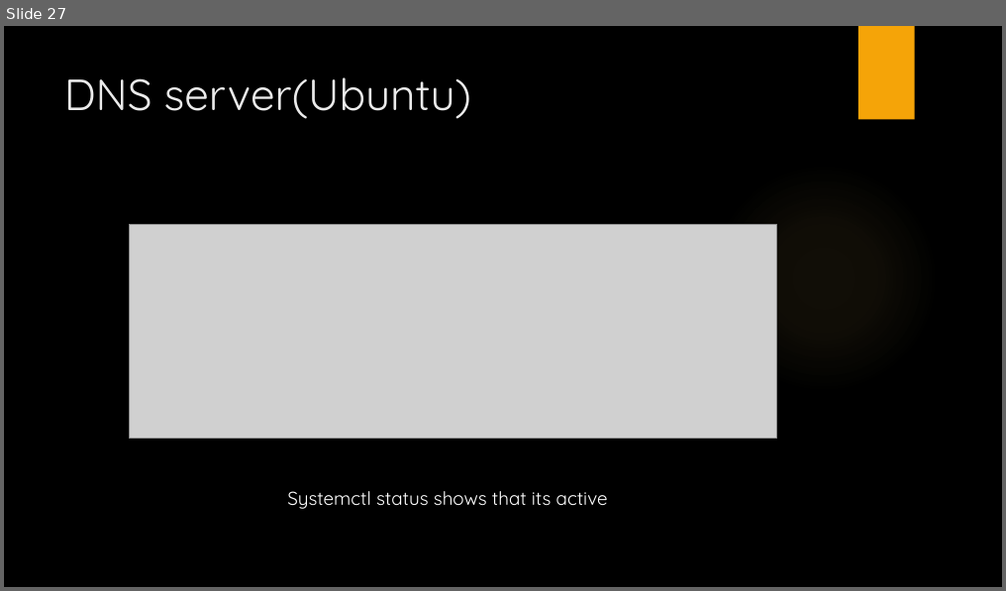
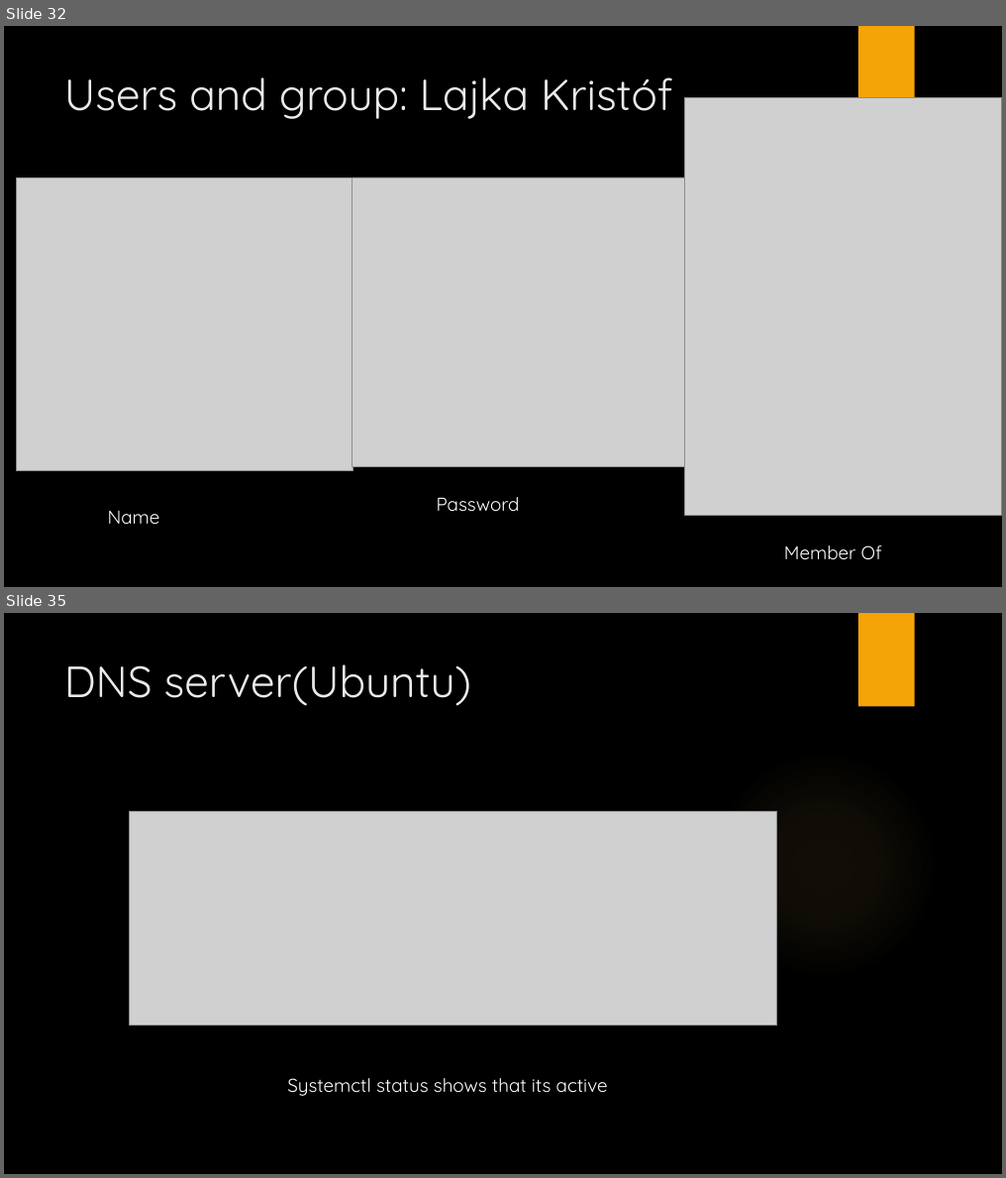
Before and after one commit to LajkaK2006/BorsodNet, a slide deck: BorsodNet.pptx. Shown one above the other, each under a label of ours: slide 27 before the commit, slides 32 and 35 after it; the slides between them are not shown. The pictures are 1006x591 and 1006x1178 pixels, drawn with LibreOffice and Linux fonts; fonts in the diff are those of the drawing; grey boxes stand for pictures; background and template pictures are left out. Boxes give left, top, right and bottom in pixels: in the first picture for what was removed or moved away, otherwise in the second. Text is boxed around its words. In the diff, an @@ line names an element or a change of style, - is before the commit and + after.

```diff
--- a/BorsodNet.pptx
+++ b/BorsodNet.pptx
@@ slide 32 added at (4, 26, 1002, 587), background picture (left out); not listed: 1 template element that a slide beside it also shows @@
@@ title added at (64, 77, 672, 119), 42 pt, text #EBEBEB @@
+Users and group: Lajka Kristóf
@@ picture added at (684, 98, 1002, 516) @@
@@ picture added at (17, 178, 353, 472) @@
@@ picture added at (352, 177, 686, 467) @@
@@ text added at (437, 497, 520, 512), 18 pt, text #FFFFFF @@
+Password
@@ text added at (108, 511, 160, 524), 18 pt, text #FFFFFF @@
+Name
@@ text added at (784, 546, 882, 560), 18 pt, text #FFFFFF @@
+Member Of
@@ what was slide 27 is now slide 35 @@
```
Also in this commit, not shown: 5 slides changed, 8 other slides added.
